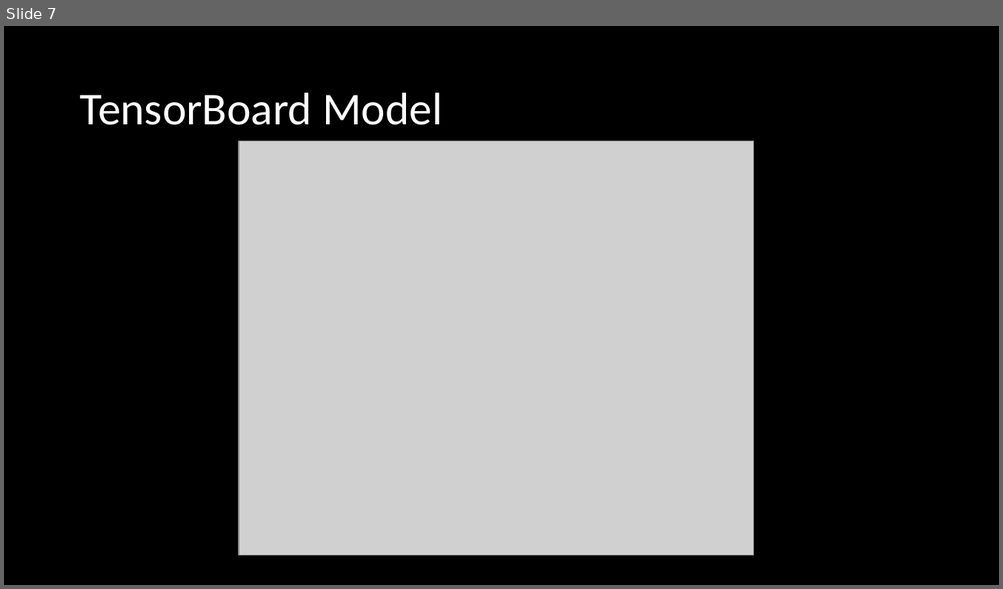
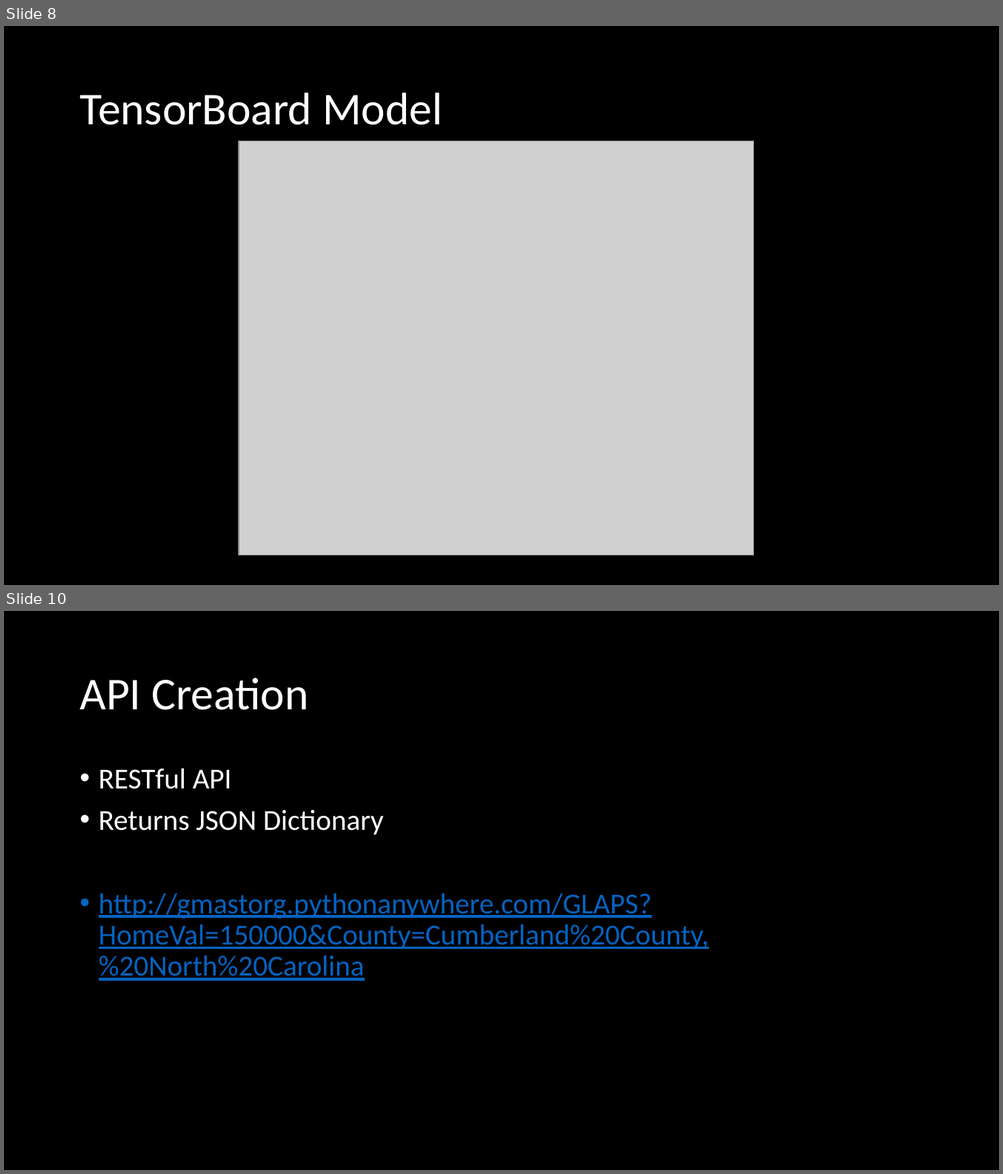
Before and after one commit to milsteam4144/GLAPS, a slide deck: Presentation/GLAPS Presentation.pptx. Shown one above the other, each under a label of ours: slide 7 before the commit, slides 8 and 10 after it; the slides between them are not shown. The pictures are 1003x589 and 1003x1174 pixels, drawn with LibreOffice and Linux fonts; fonts in the diff are those of the drawing; grey boxes stand for pictures. Boxes give left, top, right and bottom in pixels: in the first picture for what was removed or moved away, otherwise in the second. Text is boxed around its words. In the diff, an @@ line names an element or a change of style, - is before the commit and + after.

```diff
--- a/Presentation/GLAPS Presentation.pptx
+++ b/Presentation/GLAPS Presentation.pptx
@@ slide 10 added at <box>4,611,999,1170</box>, background #000000 @@
@@ title added at <box>79,678,308,710</box>, 44 pt, text #FFFFFF @@
+API Creation
@@ text added at <box>99,768,708,981</box>, 28 pt, text #0563C1, underline @@
+• RESTful API
+• Returns JSON Dictionary
+• http://gmastorg.pythonanywhere.com/GLAPS?HomeVal=150000&County=Cumberland%20County,%20North%20Carolina
@@ what was slide 7 is now slide 8 @@
```
Also in this commit, not shown: 5 slides changed, 2 other slides added, 1 slide removed.
